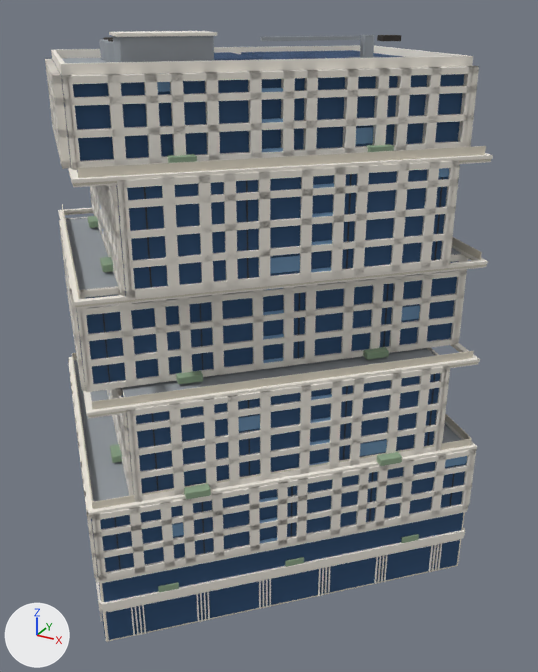
Renders of the glTF model artifacts/one-steuart-lane/optimize/input/one-steuart-lane.glb from each side of a commit.
Camera for both pictures: a 50 mm lens placed at (47.2, -80.1, 69.2), pointed at (3.3, -0.3, 29.3). The axes (+X, +Y, +Z) are drawn at lower left. The lights are the same throughout. The first picture is the older version.

Names of what the first picture shows: 'A_se_glass', 'B_se_glass', 'C_se_glass', 'D_se_glass', 'E_se_glass', 'parapet', 'se_am', 'se_band', 'se_store', 'terr1_se_rail', 'terr3_se_rail', 'volA' and 301 more.
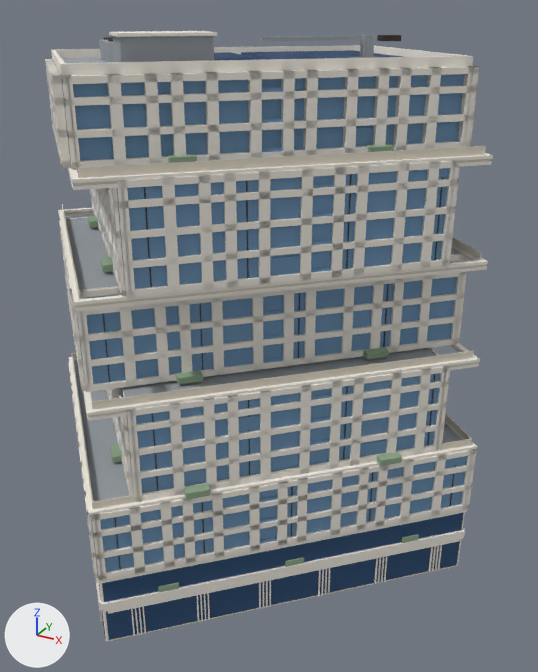
Boxes (x1, y1, x2, y2) around the edits, measured in the pictures (538 x 672 px):
'D_se_glass', recoloured (dark blue to blue)
    both: (117, 169, 448, 289)
'E_se_glass', recoloured (dark blue to blue)
    both: (73, 74, 464, 161)
'C_se_glass', recoloured (dark blue to blue)
    both: (86, 277, 457, 384)
'B_se_glass', recoloured (dark blue to blue)
    both: (136, 373, 440, 493)
'A_se_glass', recoloured (dark blue to blue)
    both: (100, 461, 466, 572)
'terr2_glow', unchanged, uncovered by the edit
    before: (65, 213, 486, 309)
    after: (65, 213, 487, 311)

The change, as a diff of the scene's bpy script:
```diff
--- a/artifacts/one-steuart-lane/optimize/input/one-steuart-lane.glb.py
+++ b/artifacts/one-steuart-lane/optimize/input/one-steuart-lane.glb.py
@@ me_a_se_glass @@
 me_a_se_glass.from_pydata(...)  # 8 vertices, 12 faces; spans x -2.1..31.1, y -30.9..2.6, z 9.8..18.7
-me_a_se_glass.materials.append(mat_toy_glass)  # dark blue #2a4d73
+me_a_se_glass.materials.append(mat_toy_glassl)  # blue #6f95b8
@@ me_b_se_glass @@
 me_b_se_glass.from_pydata(...)  # 8 vertices, 12 faces; spans x 0.8..27.4, y -27.0..-0.3, z 19.1..30.7
-me_b_se_glass.materials.append(mat_toy_glass)  # dark blue #2a4d73
+me_b_se_glass.materials.append(mat_toy_glassl)  # blue #6f95b8
@@ me_c_se_glass @@
 me_c_se_glass.from_pydata(...)  # 8 vertices, 12 faces; spans x -5.3..26.7, y -26.4..5.8, z 31.0..42.6
-me_c_se_glass.materials.append(mat_toy_glass)  # dark blue #2a4d73
+me_c_se_glass.materials.append(mat_toy_glassl)  # blue #6f95b8
@@ me_d_se_glass @@
 me_d_se_glass.from_pydata(...)  # 8 vertices, 12 faces; spans x 1.0..26.2, y -25.8..-0.4, z 43.0..54.5
-me_d_se_glass.materials.append(mat_toy_glass)  # dark blue #2a4d73
+me_d_se_glass.materials.append(mat_toy_glassl)  # blue #6f95b8
@@ me_e_se_glass @@
 me_e_se_glass.from_pydata(...)  # 8 vertices, 12 faces; spans x -5.4..25.1, y -24.8..5.9, z 54.9..63.5
-me_e_se_glass.materials.append(mat_toy_glass)  # dark blue #2a4d73
+me_e_se_glass.materials.append(mat_toy_glassl)  # blue #6f95b8
```
